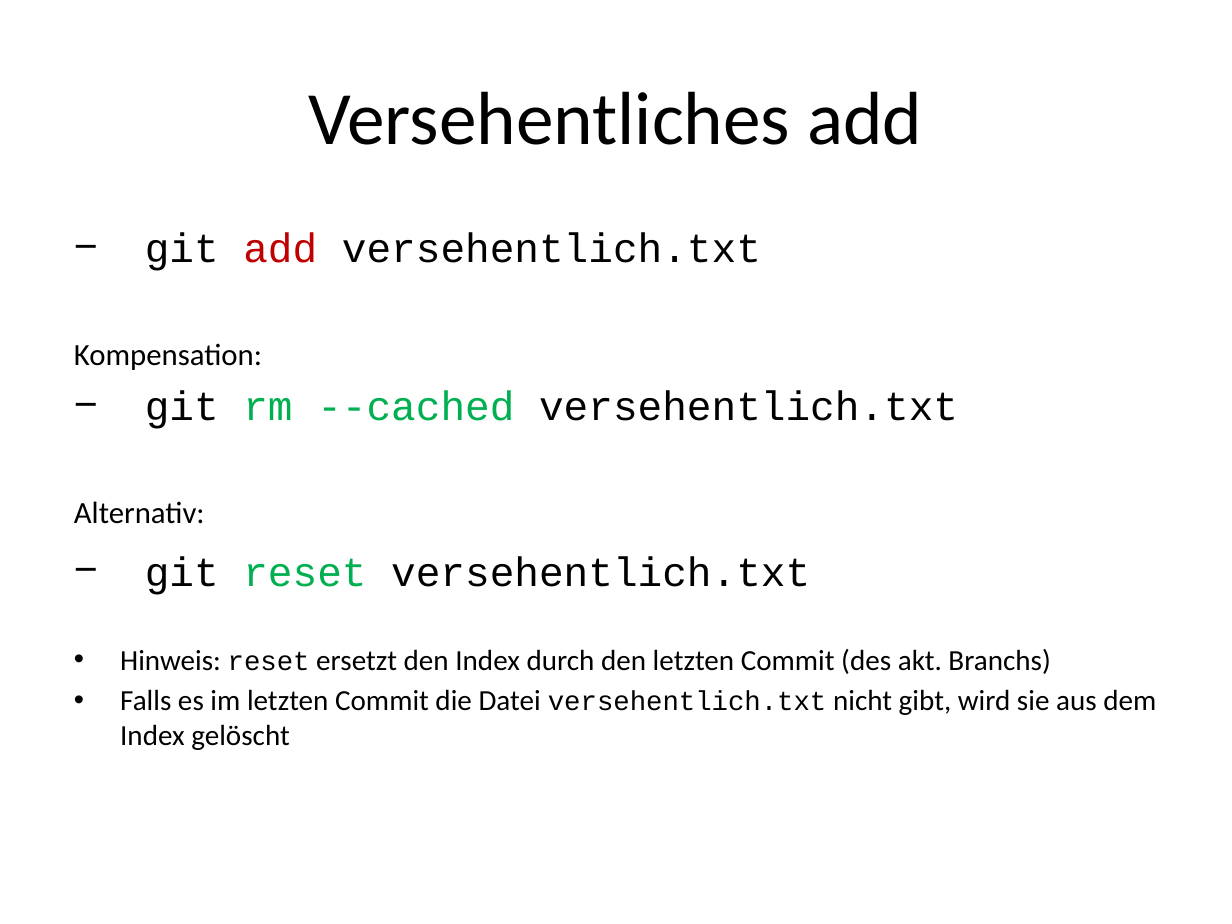
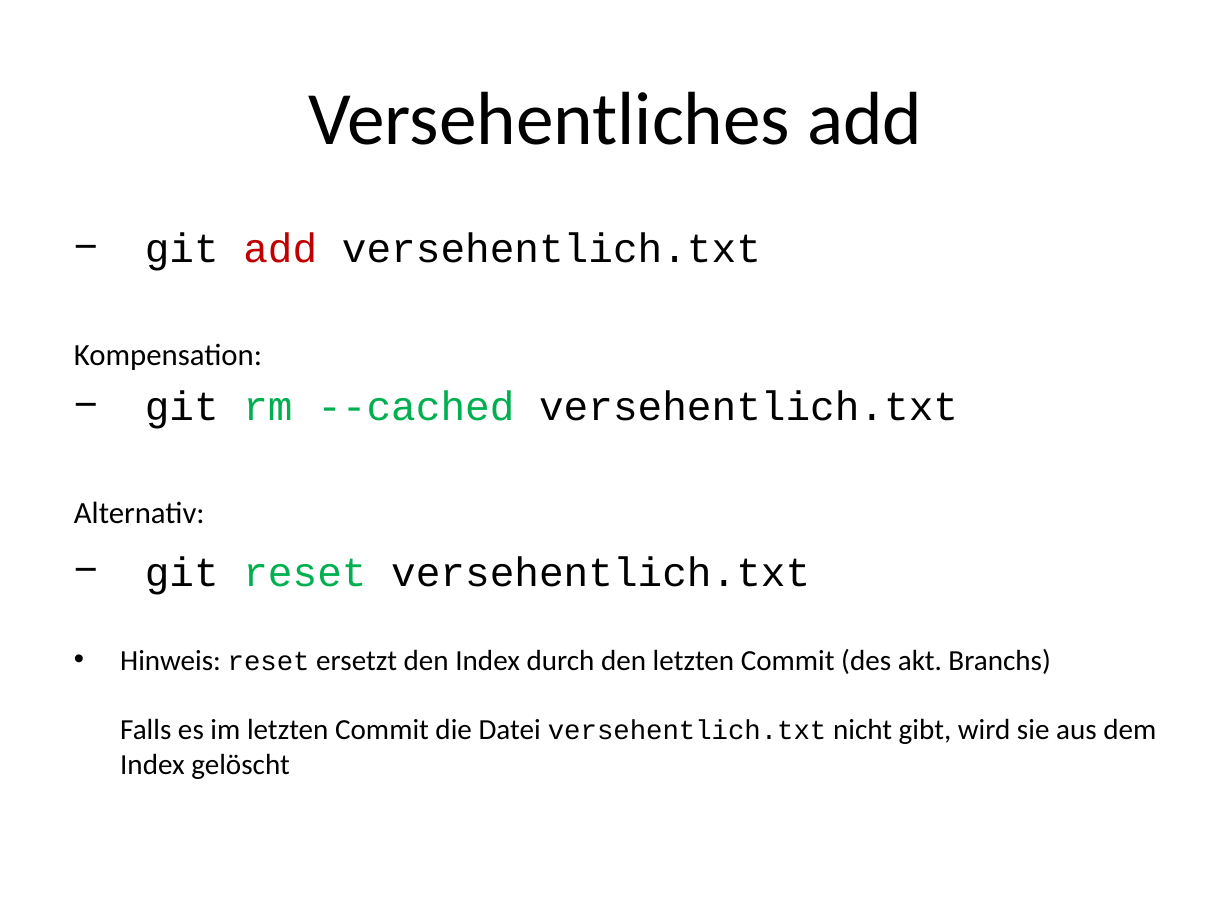
Before and after one commit to kotlincook/gitplayground, a slide deck: slide 10 of GIT.pptx (slide 8 before the commit). Drawn at 1232x924 pixels with LibreOffice and Linux fonts; fonts in the diff are those of the drawing. Boxes give left, top, right and bottom in pixels: in the first picture for what was removed or moved away, otherwise in the second. Text is boxed around its words. In the diff, an @@ line names an element or a change of style, - is before the commit and + after.

```diff
--- a/GIT.pptx
+++ b/GIT.pptx
@@ text at (x1=120, y1=649, x2=1156, y2=779): text changed @@
-• Hinweis: reset ersetzt den Index durch den letzten Commit (des akt. Branchs)
-• Falls es im letzten Commit die Datei versehentlich.txt nicht gibt, wird sie aus dem Index gelöscht
+• Hinweis: reset ersetzt den Index durch den letzten Commit (des akt. Branchs)
+  Falls es im letzten Commit die Datei versehentlich.txt nicht gibt, wird sie aus dem Index gelöscht
```
Also in this commit, not shown: 22 other slides changed, 11 slides added, 1 other file.
